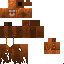
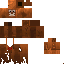
The second 64px x 64px image is a revision of the first. Changes to its layers:
painted on "zombie_villager.png" over [8, 5, 15, 50]
